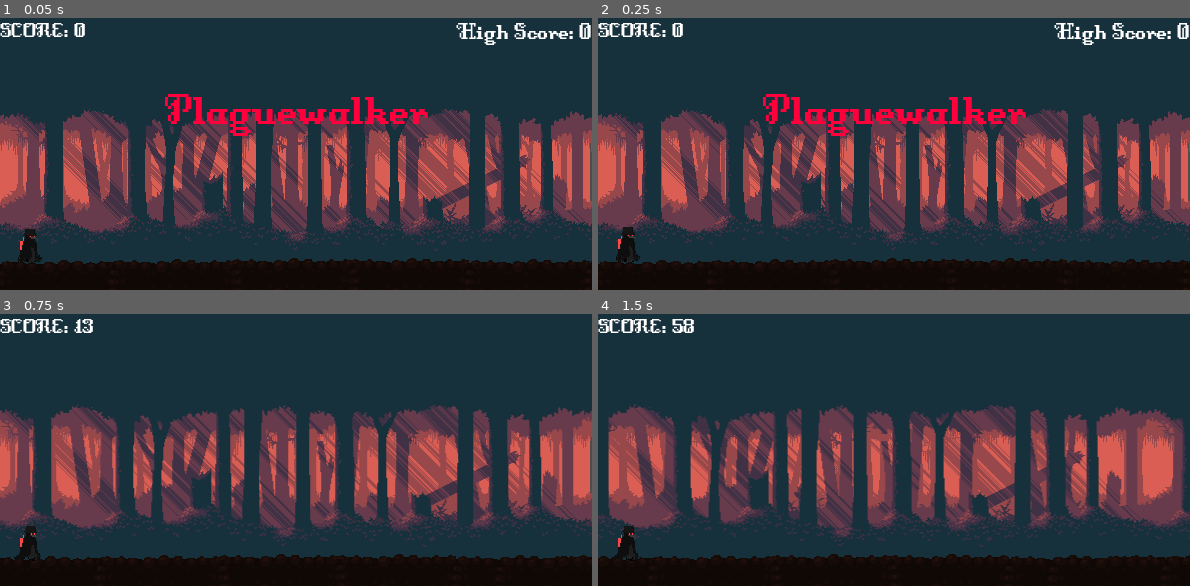
Above: before the commit, frames 1-4 (two rows, left to right).
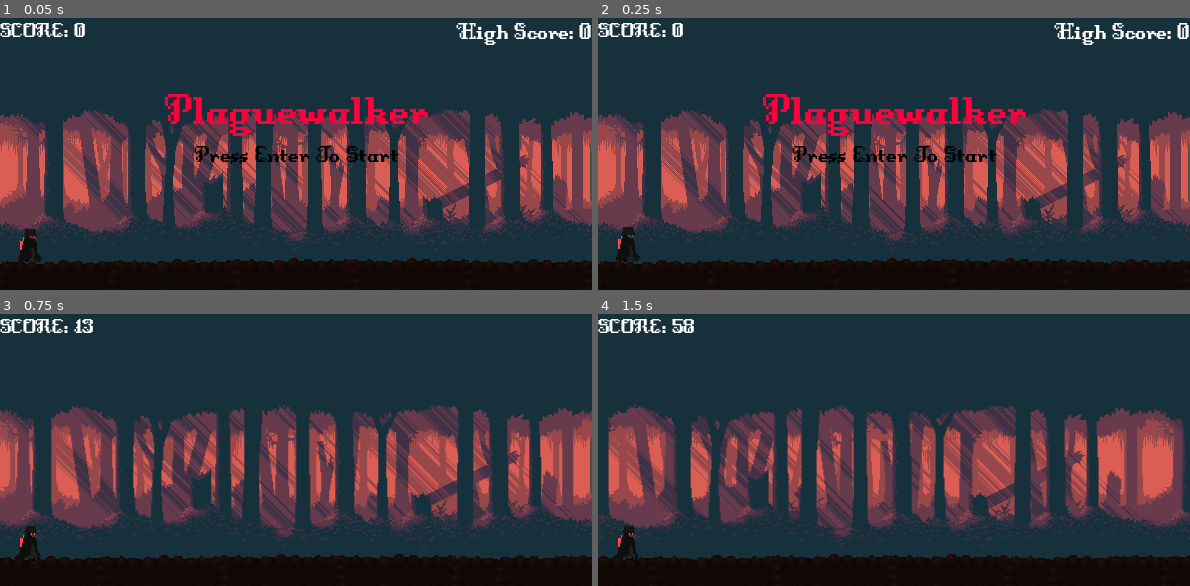
Above: after the commit, the same moments.

Repository: nano141004/GameJam
Game: Godot game, scene res://scenes/main.tscn
Same seed, same stepped clock (60 frames per second), same inputs: the game is played once before the commit and once after it.
Inputs:
- Up to frame 1 (0.05 s): no input
- Up to frame 2 (0.25 s): no input
- Up to frame 3 (0.75 s): tap Enter (enter) at 0.5, 0.6 s
- Up to frame 4 (1.5 s): tap Space (jump) at 0.77 s; tap Enter (enter) at 1.35 s

The runs differ from the first frame. In frame 1, 0.8% of the frame differs, in the area x 32-68%, y 47-54%; in frame 2, 0.8%; in frame 3, nothing differs; in frame 4, nothing differs.

Commit message:
add missing hud components

Diff:
--- a/scenes/hud.tscn
+++ b/scenes/hud.tscn
@@ -42,6 +42,15 @@
 [node name="VBoxContainer" type="VBoxContainer" parent="PauseMenu/VBoxContainer2"]
 layout_mode = 2
 
+[node name="Start" type="Label" parent="PauseMenu/VBoxContainer2/VBoxContainer"]
+modulate = Color(0, 0, 0, 1)
+texture_filter = 1
+layout_mode = 2
+theme_override_fonts/font = ExtResource("1_8j5cr")
+theme_override_font_sizes/font_size = 27
+text = "Press Enter To Start"
+horizontal_alignment = 1
+
 [node name="HighScore" type="Label" parent="."]
 texture_filter = 1
 anchors_preset = 1
Not shown, changed: export_presets.cfg
